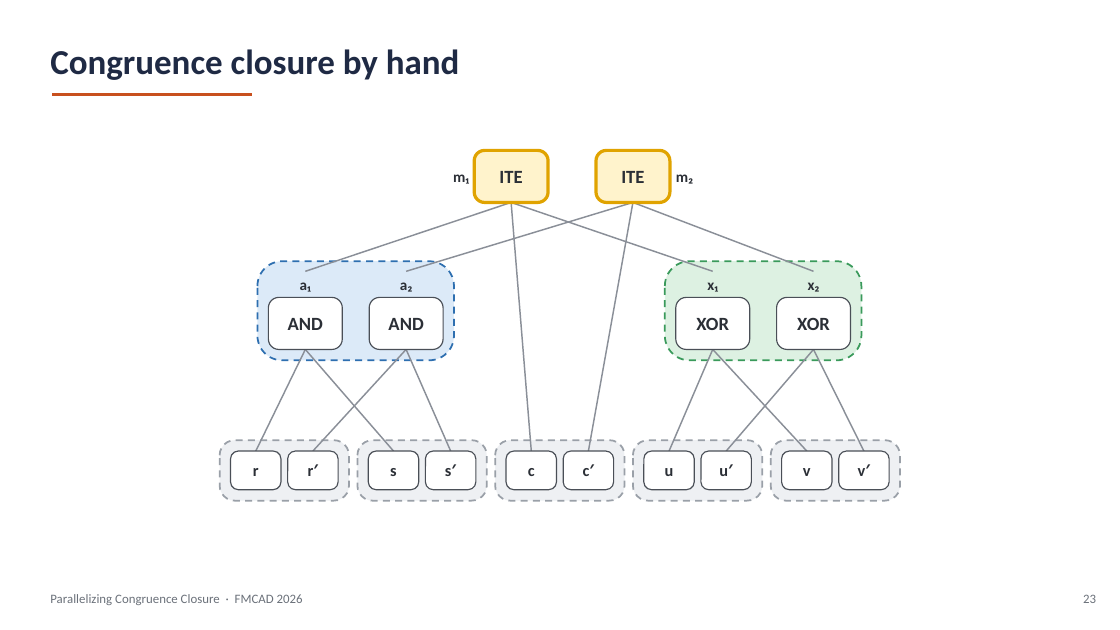
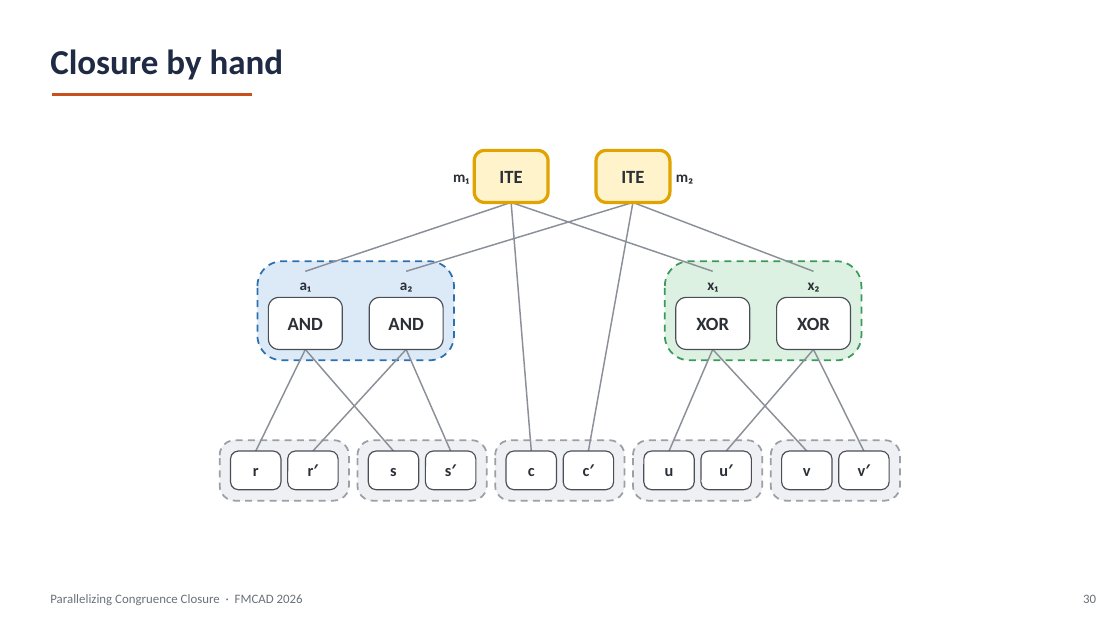
Before and after one commit to amarshah1/parallelcc-paper, a slide deck: slide 30 of slides/parallelcc-part1.pptx (slide 23 before the commit). Drawn at 1120x630 pixels with LibreOffice and Linux fonts; fonts in the diff are those of the drawing. Boxes give left, top, right and bottom in pixels: in the first picture for what was removed or moved away, otherwise in the second. Text is boxed around its words. In the diff, an @@ line names an element or a change of style, - is before the commit and + after.

```diff
--- a/slides/parallelcc-part1.pptx
+++ b/slides/parallelcc-part1.pptx
@@ text at (50,49,284,80): text changed @@
-Congruence closure by hand
+Closure by hand
@@ text at (1083,594,1096,603): text changed @@
-23
+30
```
Also in this commit, not shown: 32 other slides changed, 7 slides added, 1 other file.
